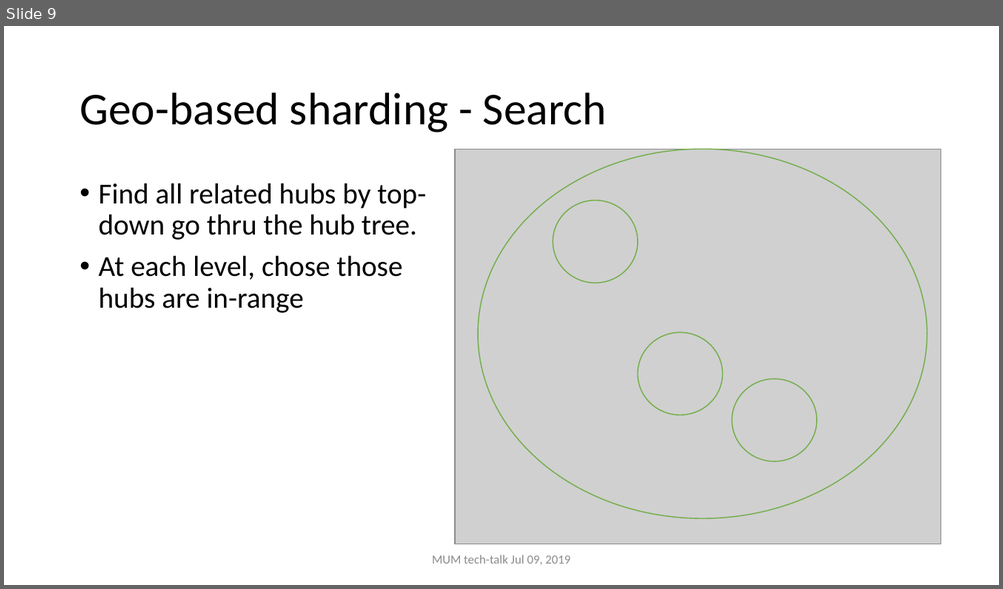
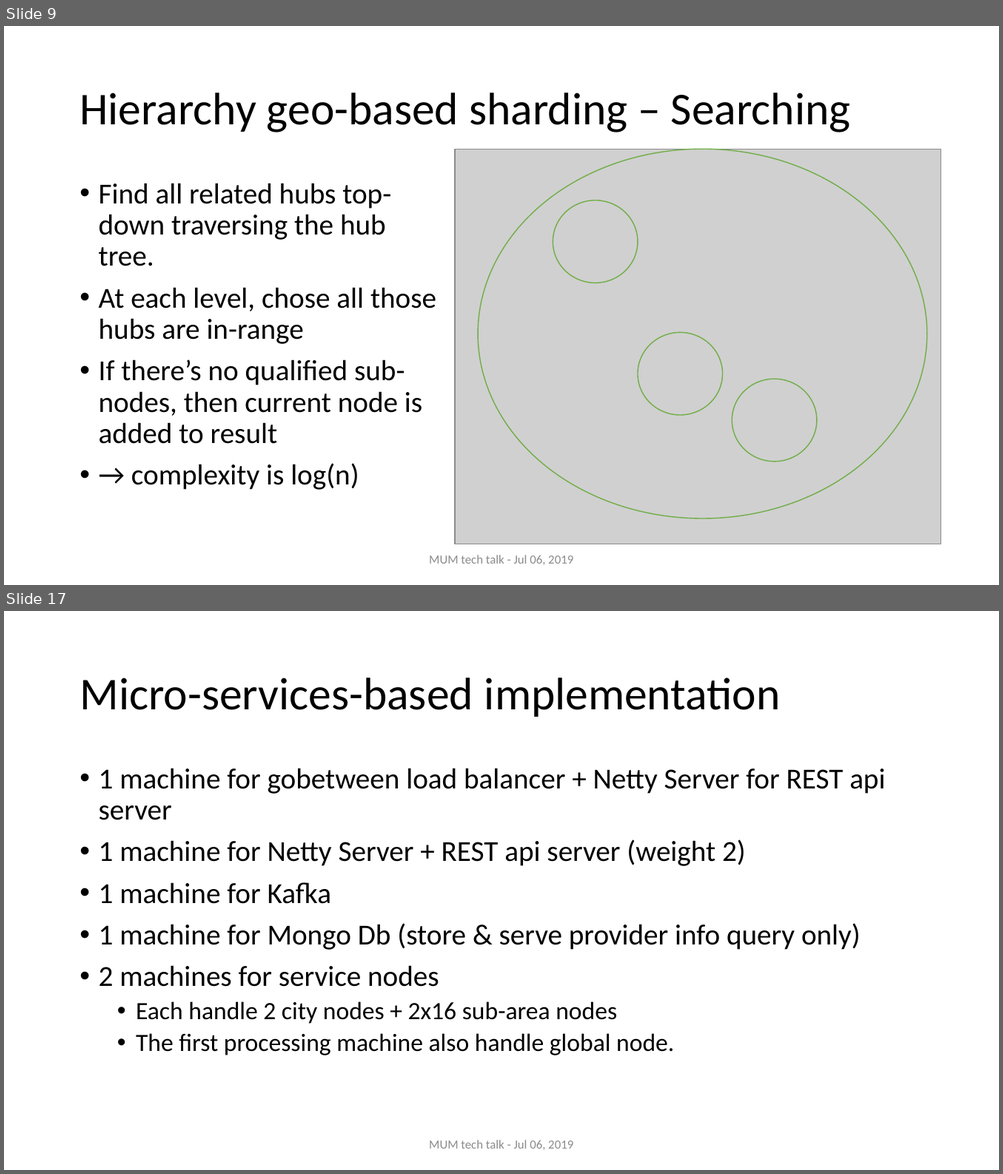
Before and after one commit to nghianghesi/hms, a slide deck: slide.pptx. Shown one above the other, each under a label of ours: slide 9 before the commit, slides 9 and 17 after it; the slides between them are not shown. The pictures are 1003x589 and 1003x1174 pixels, drawn with LibreOffice and Linux fonts; fonts in the diff are those of the drawing; grey boxes stand for pictures. Boxes give left, top, right and bottom in pixels: in the first picture for what was removed or moved away, otherwise in the second. Text is boxed around its words. In the diff, an @@ line names an element or a change of style, - is before the commit and + after.

```diff
--- a/slide.pptx
+++ b/slide.pptx
@@ slide 17 added at box(4, 611, 999, 1170), background #FFFFFF @@
@@ title added at box(79, 678, 780, 717), 44 pt, text #000000 @@
+Micro-services-based implementation
@@ text added at box(99, 768, 885, 1056), 28 pt, text #000000 @@
+• 1 machine for gobetween load balancer + Netty Server for REST api server
+• 1 machine for Netty Server + REST api server (weight 2)
+• 1 machine for Kafka
+• 1 machine for Mongo Db (store & serve provider info query only)
+• 2 machines for service nodes
+  • Each handle 2 city nodes + 2x16 sub-area nodes
+  • The first processing machine also handle global node.
@@ text added at box(429, 1140, 573, 1150), 12 pt, text #8C8C8C @@
+MUM tech talk - Jul 06, 2019
@@ slide 9 changed as well @@
@@ title at box(79, 93, 851, 133): text changed @@
-Geo-based sharding - Search
+Hierarchy geo-based sharding – Searching
@@ text at box(99, 183, 436, 490): text changed @@
-• Find all related hubs by top-down go thru the hub tree.
-• At each level, chose those hubs are in-range
+• Find all related hubs top-down traversing the hub tree.
+• At each level, chose all those hubs are in-range
+• If there’s no qualified sub-nodes, then current node is added to result
+• → complexity is log(n)
@@ text at box(429, 555, 573, 565): text changed @@
-MUM tech-talk Jul 09, 2019
+MUM tech talk - Jul 06, 2019
```
Also in this commit, not shown: 8 other slides changed, 18 other slides added.
